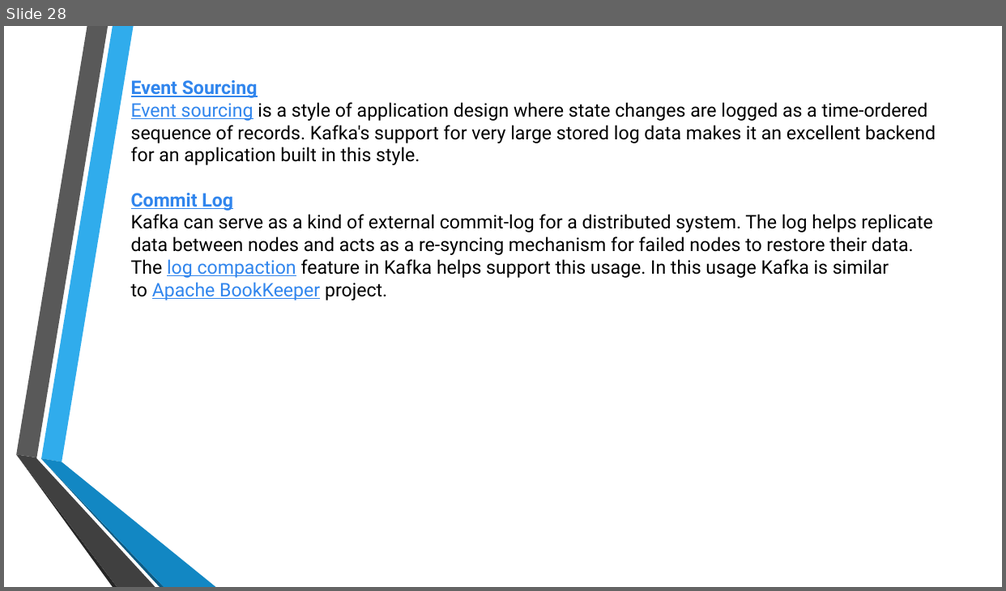
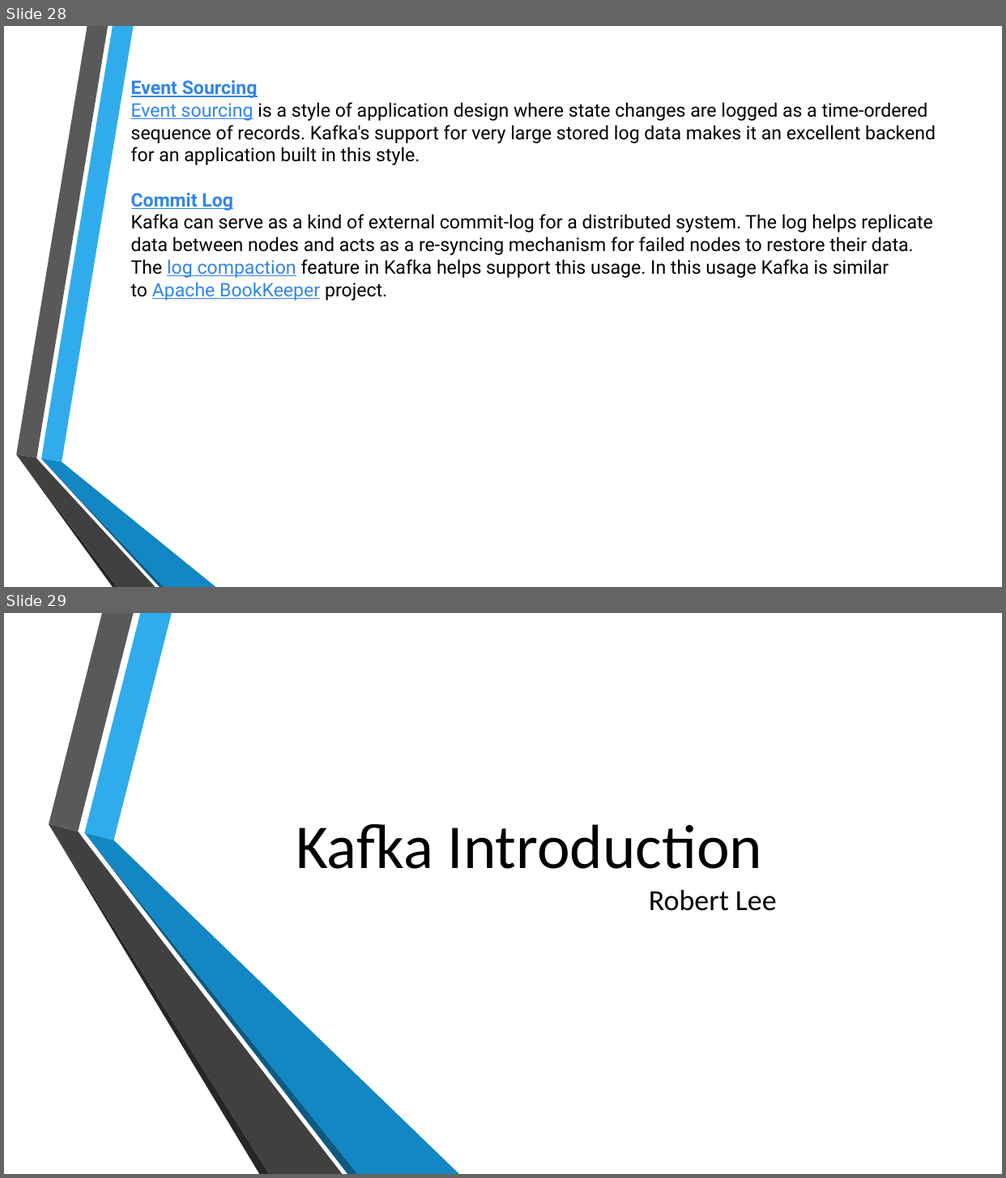
Before and after one commit to RobertLii/Tutorials, a slide deck: Kafka introduction.pptx. Shown one above the other, each under a label of ours: slide 28 before the commit, slides 28 and 29 after it. The pictures are 1006x591 and 1006x1178 pixels, drawn with LibreOffice and Linux fonts; fonts in the diff are those of the drawing; background and template pictures are left out. Boxes give left, top, right and bottom in pixels: in the first picture for what was removed or moved away, otherwise in the second. Text is boxed around its words. In the diff, an @@ line names an element or a change of style, - is before the commit and + after.

```diff
--- a/Kafka introduction.pptx
+++ b/Kafka introduction.pptx
@@ slide 29 added at (4,613,1002,1174), background picture (left out) @@
@@ group added at (49,613,460,1174): 6 freeform shapes @@
@@ title added at (296,824,777,911), 60 pt, text #000000 @@
+Kafka Introduction
+Robert Lee
```
Also in this commit, not shown: 2 slides changed, 35 other slides added.
